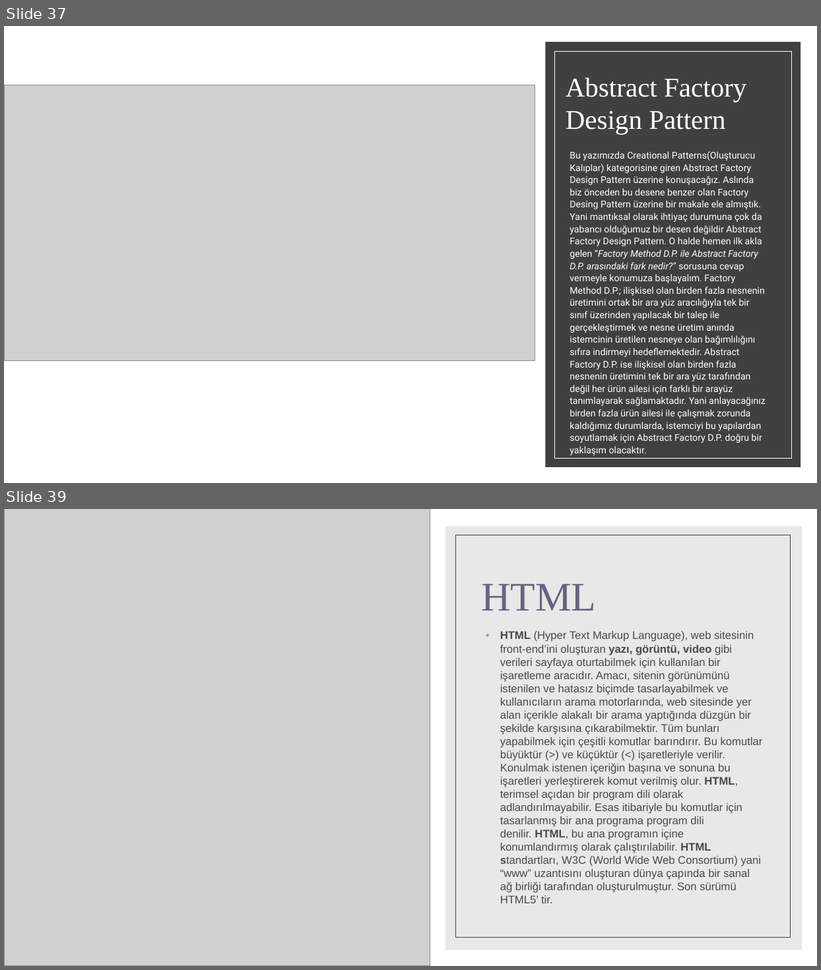
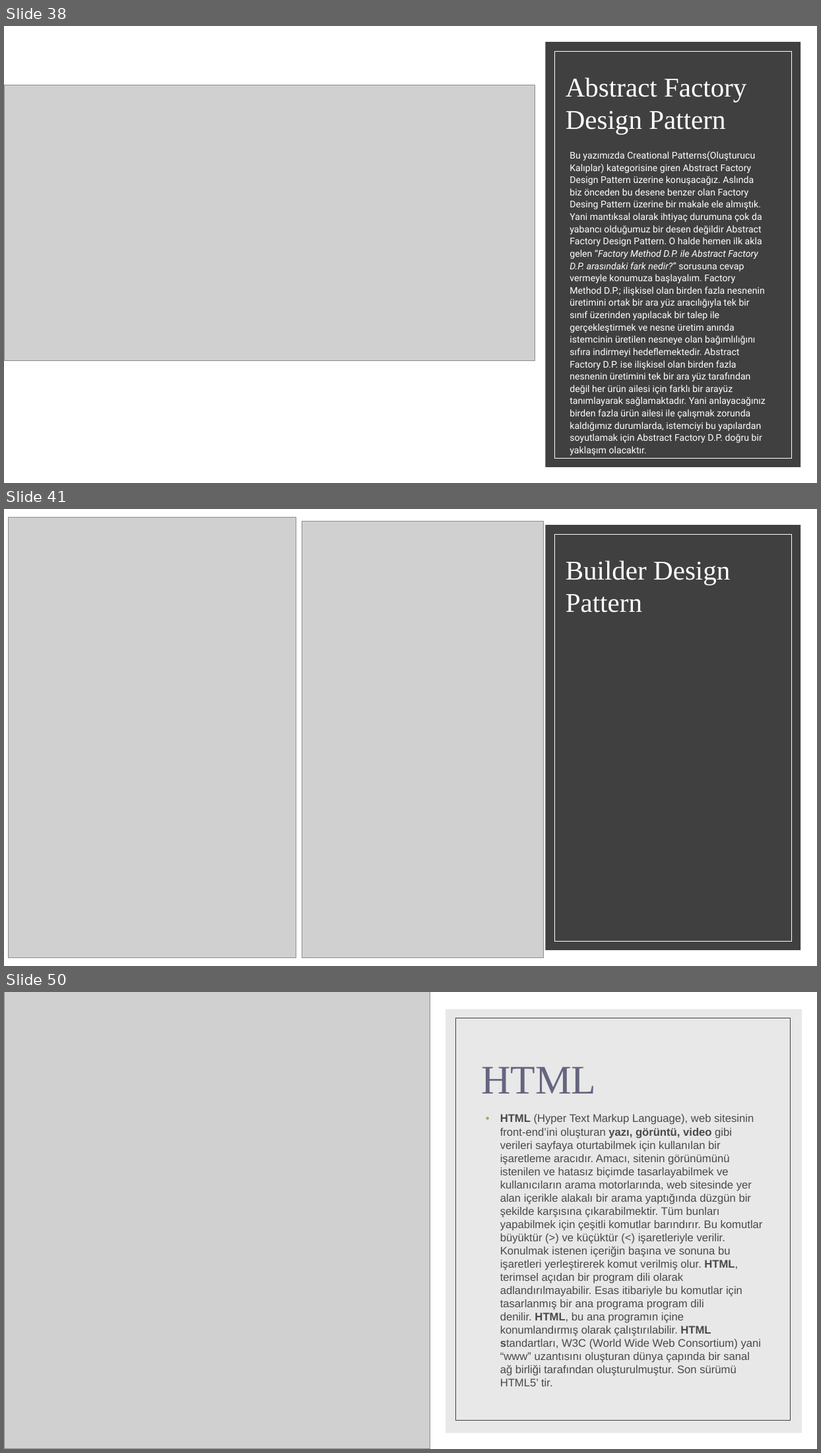
Before and after one commit to bnymnclskn01/BEM-Egitim, a slide deck: Bilişim eğitim merkezi.pptx. Shown one above the other, each under a label of ours: slides 37 and 39 before the commit, slides 38, 41 and 50 after it; the slides between them are not shown. The pictures are 821x970 and 821x1453 pixels, drawn with LibreOffice and Linux fonts; fonts in the diff are those of the drawing; grey boxes stand for pictures. Boxes give left, top, right and bottom in pixels: in the first picture for what was removed or moved away, otherwise in the second. Text is boxed around its words. In the diff, an @@ line names an element or a change of style, - is before the commit and + after.

```diff
--- a/Bilişim eğitim merkezi.pptx
+++ b/Bilişim eğitim merkezi.pptx
@@ slide 41 added at (4,509,817,966), background #FFFFFF; not listed: 2 template elements that a slide beside it also shows @@
@@ picture added at (8,518,296,958) @@
@@ picture added at (302,521,544,958) @@
@@ title added at (566,560,730,613), 32 pt, text #FFFFFF @@
+Builder Design Pattern
@@ what was slide 37 is now slide 38 @@
@@ what was slide 39 is now slide 50 @@
```
Also in this commit, not shown: 11 other slides added, 1 slide removed.
